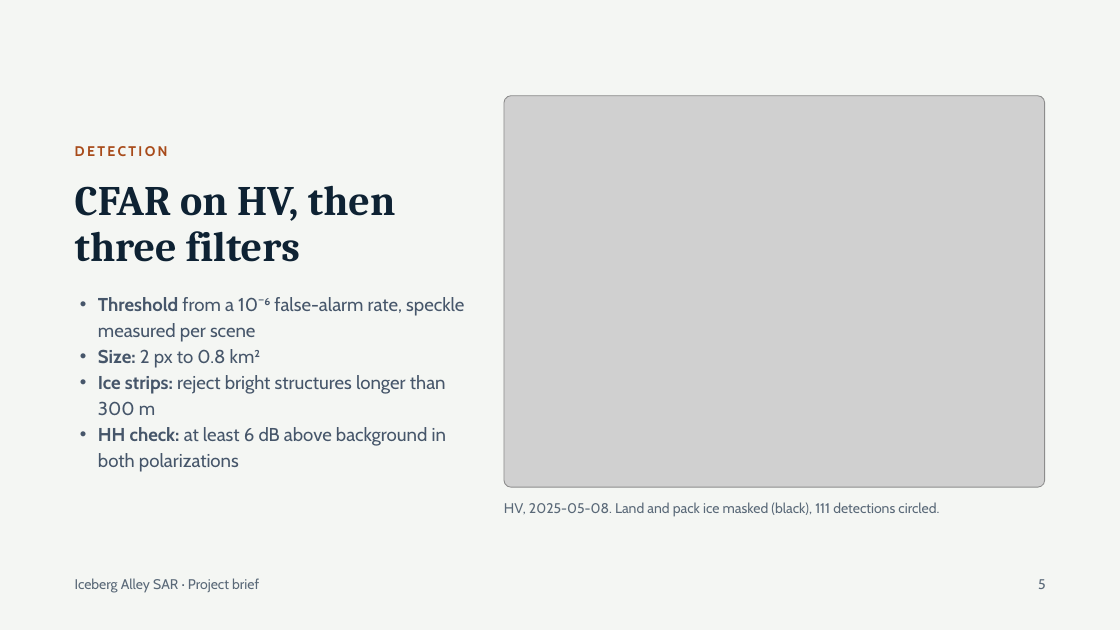
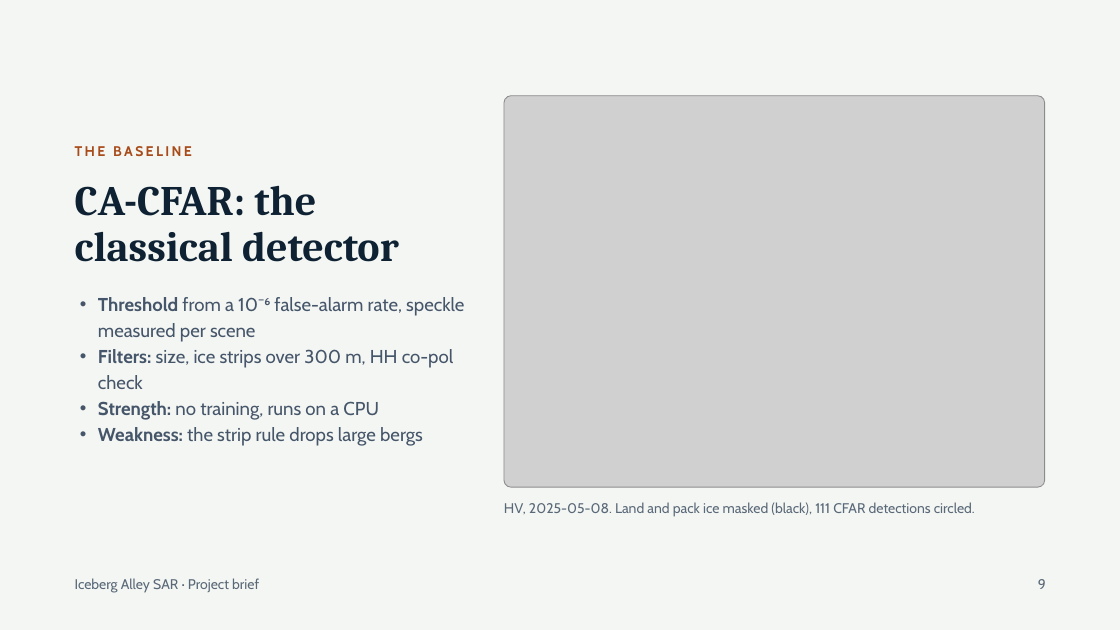
Before and after one commit to natali-kovalski/iceberg-alley-sar, a slide deck: slide 9 of docs/presentation/Iceberg Alley SAR — Project Brief v2.pptx (slide 5 before the commit). Drawn at 1120x630 pixels with LibreOffice and Linux fonts; fonts in the diff are those of the drawing; grey boxes stand for pictures. Boxes give left, top, right and bottom in pixels: in the first picture for what was removed or moved away, otherwise in the second. Text is boxed around its words. In the diff, an @@ line names an element or a change of style, - is before the commit and + after.

```diff
--- a/docs/presentation/Iceberg Alley SAR — Project Brief v2.pptx
+++ b/docs/presentation/Iceberg Alley SAR — Project Brief v2.pptx
@@ text at (75,146,192,156): text changed @@
-DETECTION
+THE BASELINE
@@ title at (75,186,399,262): text changed @@
-CFAR on HV, then three filters
+CA-CFAR: the classical detector
@@ text at (98,349,453,446): text changed @@
-• Size: 2 px to 0.8 km²
-• Ice strips: reject bright structures longer than 300 m
-• HH check: at least 6 dB above background in both polarizations
+• Filters: size, ice strips over 300 m, HH co-pol check
+• Strength: no training, runs on a CPU
+• Weakness: the strip rule drops large bergs
@@ text at (504,502,975,517): text changed @@
-HV, 2025-05-08. Land and pack ice masked (black), 111 detections circled.
+HV, 2025-05-08. Land and pack ice masked (black), 111 CFAR detections circled.
@@ text at (1038,579,1046,589): text changed @@
-5
+9
```
Also in this commit, not shown: 12 other slides changed, 1 slide added, 1 slide removed, 10 other files.
